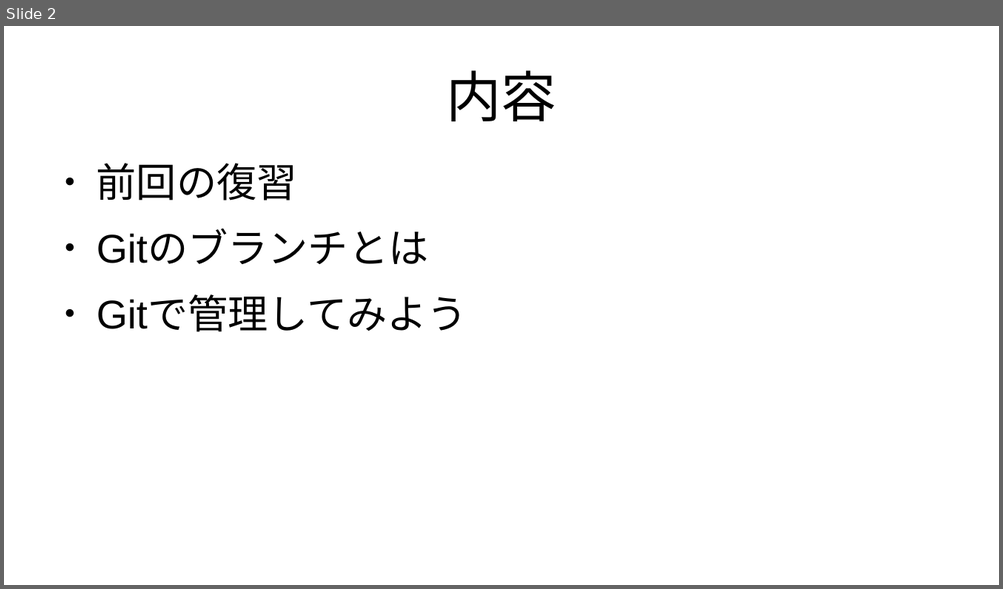
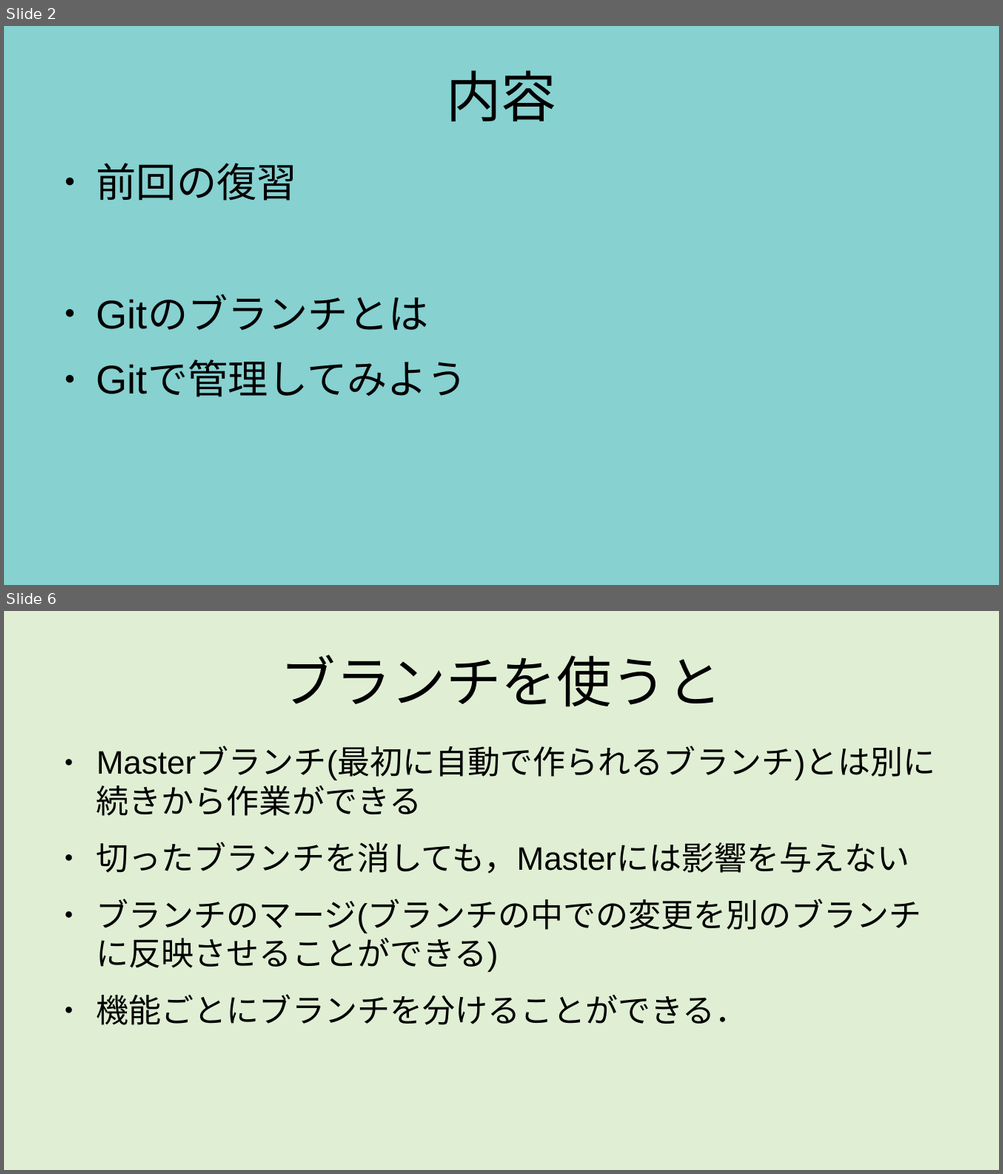
Before and after one commit to m17saitou/NMC-Git-Education, a slide deck: GitEducation02.odp. Shown one above the other, each under a label of ours: slide 2 before the commit, slides 2 and 6 after it; the slides between them are not shown. The pictures are 1003x589 and 1003x1174 pixels, drawn with LibreOffice and Linux fonts; fonts in the diff are those of the drawing. Boxes give left, top, right and bottom in pixels: in the first picture for what was removed or moved away, otherwise in the second. Text is boxed around its words. In the diff, an @@ line names an element or a change of style, - is before the commit and + after.

```diff
--- a/GitEducation02.odp
+++ b/GitEducation02.odp
@@ slide 6 added at (x1=4, y1=611, x2=999, y2=1170), background #E0EFD4 @@
@@ title added at (x1=281, y1=655, x2=722, y2=707), 44 pt, text #000000 @@
+ブランチを使うと
@@ text added at (x1=96, y1=748, x2=936, y2=1025), 26 pt, text #000000 @@
+● Masterブランチ(最初に自動で作られるブランチ)とは別に続きから作業ができる
+● 切ったブランチを消しても，Masterには影響を与えない
+● ブランチのマージ(ブランチの中での変更を別のブランチに反映させることができる)
+● 機能ごとにブランチを分けることができる．
@@ slide 2 changed as well @@
@@ background #FFFFFF to #87D1D1 @@
@@ text "前回の復習" rewrapped from (x1=96, y1=163, x2=467, y2=332) to (x1=96, y1=163, x2=467, y2=397) @@
```
Also in this commit, not shown: 1 other slide changed, 7 other slides added, 1 other file.
